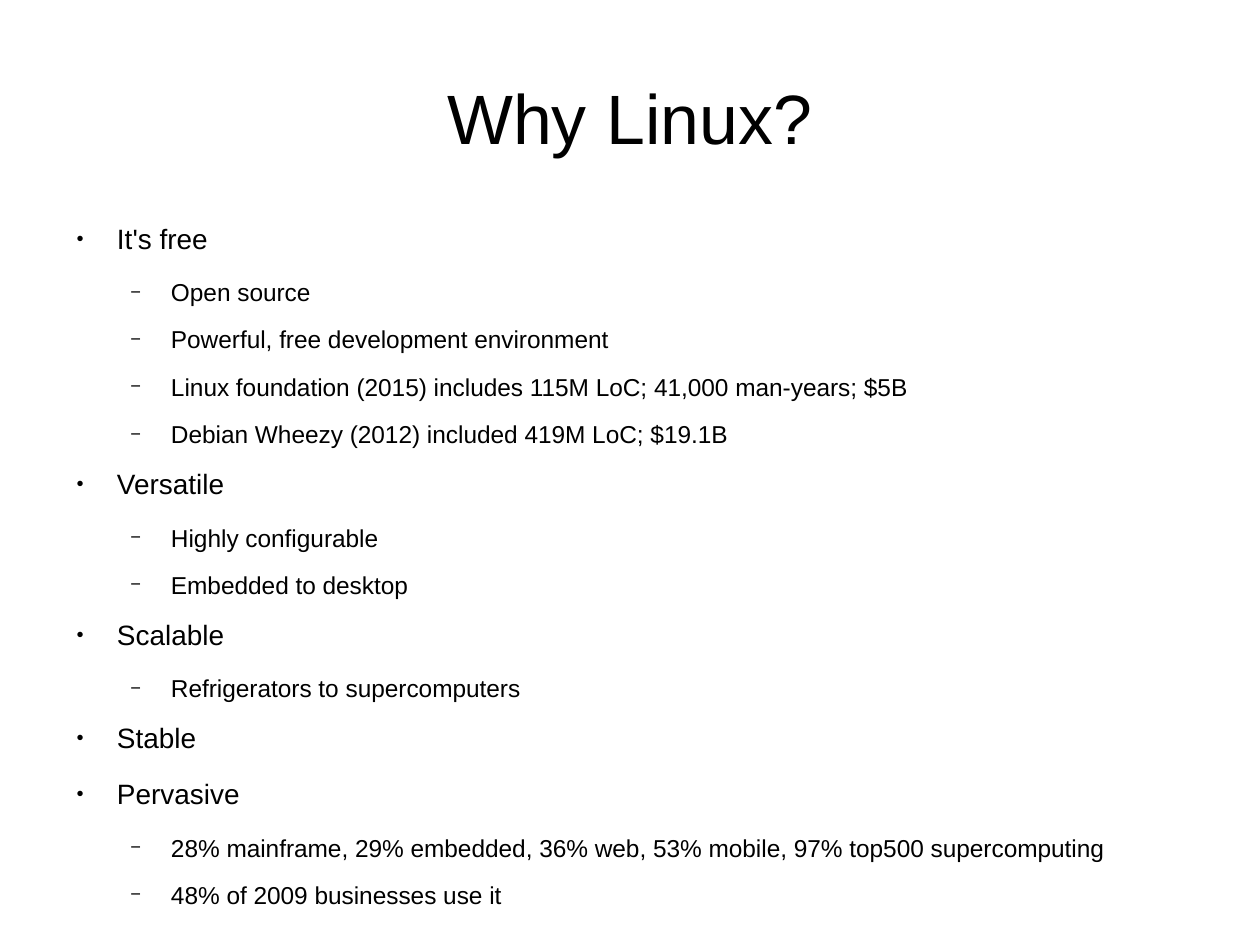
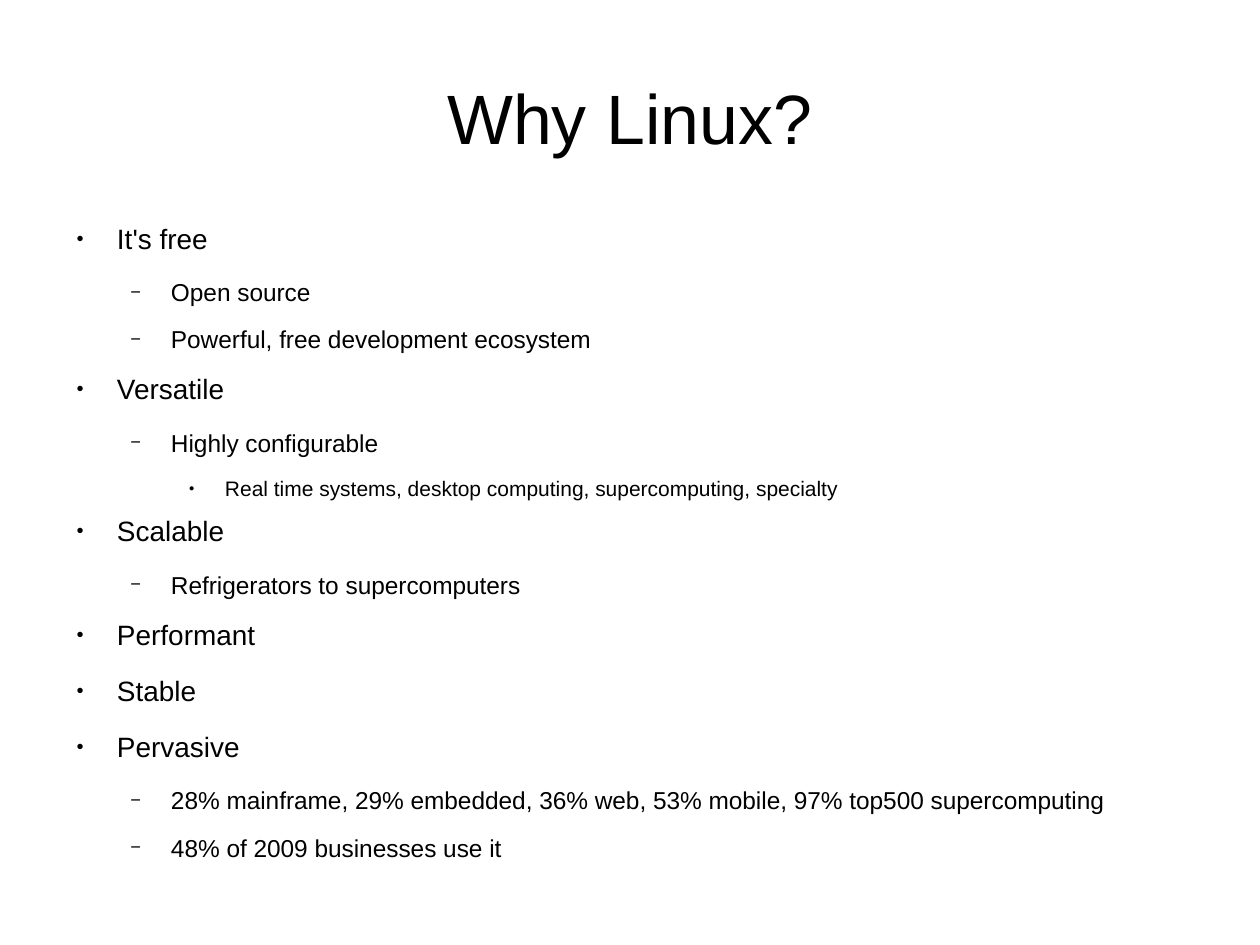
Before and after one commit to UNR-CFB/bch-709-intro-bioinformatics-2015f, a slide deck: slide 11 of day-1/doc/presentation.odp. Drawn at 1260x945 pixels with LibreOffice and Linux fonts; fonts in the diff are those of the drawing. Boxes give left, top, right and bottom in pixels: in the first picture for what was removed or moved away, otherwise in the second. Text is boxed around its words. In the diff, an @@ line names an element or a change of style, - is before the commit and + after.

```diff
--- a/day-1/doc/presentation.odp
+++ b/day-1/doc/presentation.odp
@@ text at (171,330,591,353): text changed @@
-  − Powerful, free development environment
-  − Linux foundation (2015) includes 115M LoC; 41,000 man-years; $5B
-  − Debian Wheezy (2012) included 419M LoC; $19.1B
+  − Powerful, free development ecosystem
@@ text at (225,480,838,500): text changed; size 15.4 to 13.2 pt @@
-  − Embedded to desktop
+    ● Real time systems, desktop computing, supercomputing, specialty
@@ text at (117,624,255,646): paragraph added @@
+● Performant
```
Also in this commit, not shown: 15 other slides changed, 1 other file.
